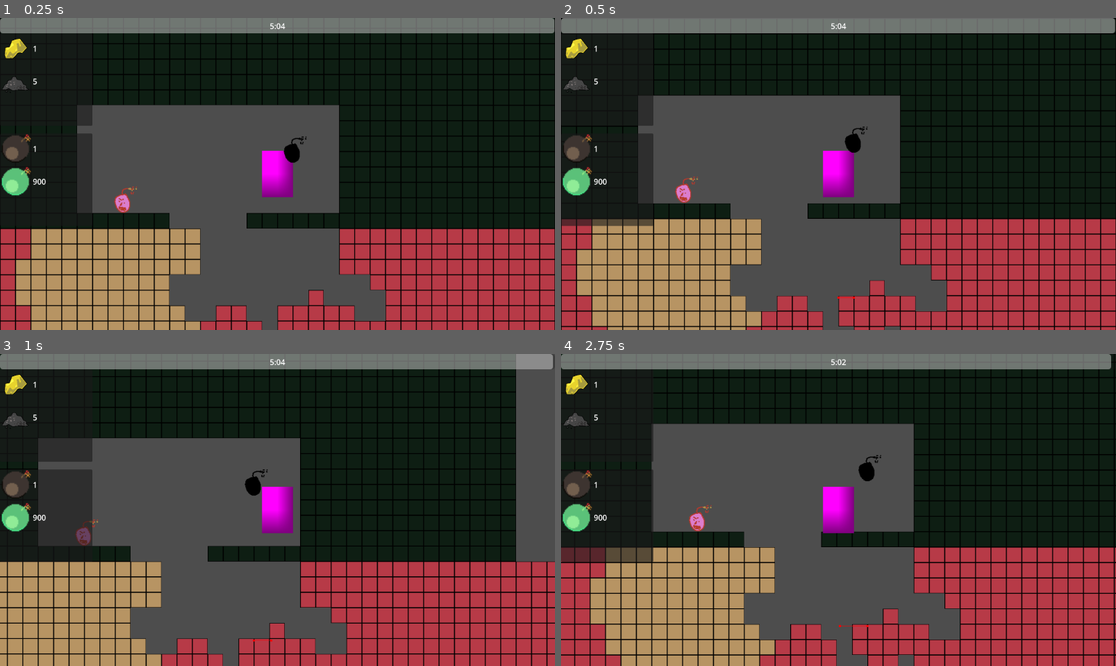
Above: before the commit, frames 1-4 (two rows, left to right).
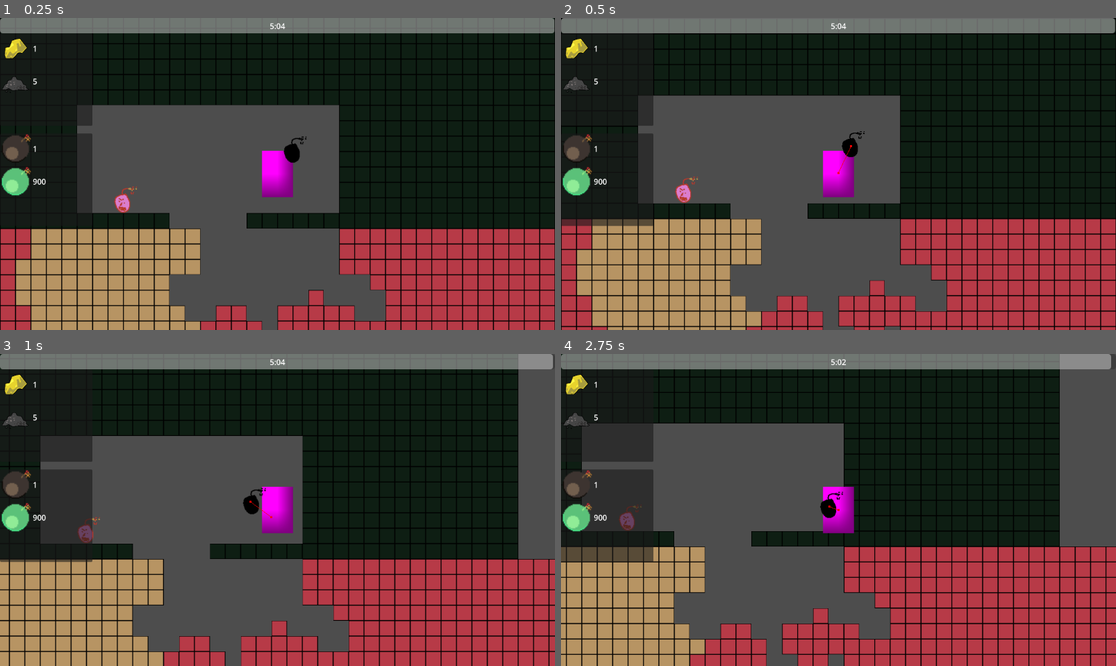
Above: after the commit, the same moments.

Repository: DevFTB/LD57
Game: Godot game, scene res://game.tscn
Two runs of this game, one before a commit and one after it. Both use one fixed random seed, a clock stepped at 60 frames per second and the inputs below.
Inputs (mouse positions are in pixels of both pictures, inside the frame that each line leads up to):
- Up to frame 1 (0.25 s): no input
- Up to frame 2 (0.5 s): no input
- Up to frame 3 (1 s): move the mouse to (399, 494) at 0.52 s; hold D (move_right) from 0.53 s (still down); tap E (interact) at 0.6 s; tap W (jump) at 0.77 s
- Up to frame 4 (2.75 s): move the mouse to (727, 525) at 1.27 s; tap 1 (select_bomb_1) at 1.35 s; tap W (jump) at 1.52 s; move the mouse to (894, 441) at 2.02 s; release D (move_right) at 2.03 s; hold A (move_left) from 2.03 s (still down); tap 2 (select_bomb_2) at 2.1 s

Frame 1 is identical in both runs. In frame 2, 0.2% of the frame differs, in the area x 49-56%, y 34-90%; in frame 3, 15%; in frame 4, 37%, in the area x 0-100%, y 0-100%.

Commit message:
fixed navigation system WOOOOOOOOOOOOOOOOOOOOOO

Diff:
--- a/game.tscn
+++ b/game.tscn
@@ -38,7 +38,6 @@
 
 [node name="Level" type="Node2D" parent="World"]
 script = ExtResource("3_lc2xo")
-chunk_size = 16
 
 [node name="CaveBlocks" type="TileMapLayer" parent="World/Level" groups=["navigation_polygon_source_geometry_group"]]
 tile_map_data = PackedByteArray("AAD2/5P/AQAAAAEAAAD2/5T/AQAAAAEAAAD2/5X/AQAAAAEAAAD2/5b/AQAAAAEAAAD2/5f/AQAAAAEAAAD2/5 …(9200 unchanged characters)…
--- a/world/levelgen.gd
+++ b/world/levelgen.gd
@@ -120,21 +120,22 @@
 
 func create_nav_meshes(mesh_chunk_list):
 	for chunk in mesh_chunk_list:
-		var min_x = chunk.x * chunk_size
-		var max_x = chunk.x+1 * chunk_size
-		var min_y = chunk.y * chunk_size
-		var max_y = chunk.y+1 * chunk_size
+		var min_x = (chunk.x-1) * chunk_size
+		var max_x = chunk.x * chunk_size
+		var min_y = (chunk.y-1)  * chunk_size
+		var max_y = chunk.y * chunk_size
 		var new_nav_region = NavigationRegion2D.new()
 		$NavMeshes.add_child(new_nav_region)
 		call_deferred("bake_nav_mesh",new_nav_region,
 			CAVE_BLOCK_TILEMAP.map_to_local(Vector2(min_x, min_y)),
 			CAVE_BLOCK_TILEMAP.map_to_local(Vector2(min_x, max_y)),
-			CAVE_BLOCK_TILEMAP.map_to_local(Vector2(max_x,min_y)),
-			CAVE_BLOCK_TILEMAP.map_to_local(Vector2(max_x,max_y)))
+			CAVE_BLOCK_TILEMAP.map_to_local(Vector2(max_x,max_y)),
+			CAVE_BLOCK_TILEMAP.map_to_local(Vector2(max_x,min_y)))
 
-func bake_nav_mesh(mesh, min_x, max_x, min_y, max_y):
+func bake_nav_mesh(mesh, point1, point2, point3, point4):
+	var feather = 24
 	var new_navigation_mesh = NavigationPolygon.new()
-	var bounding_outline = PackedVector2Array([min_x, max_x, max_y,min_y])
+	var bounding_outline = PackedVector2Array([point1 - Vector2(feather,feather), point2 - Vector2(feather,-feather), point3 + Vector2(feather,feather), point4 + Vector2(feather,-feather)])
 	new_navigation_mesh.add_outline(bounding_outline)
 	new_navigation_mesh.source_geometry_mode = NavigationPolygon.SOURCE_GEOMETRY_GROUPS_EXPLICIT
 	new_navigation_mesh.agent_radius = 20
